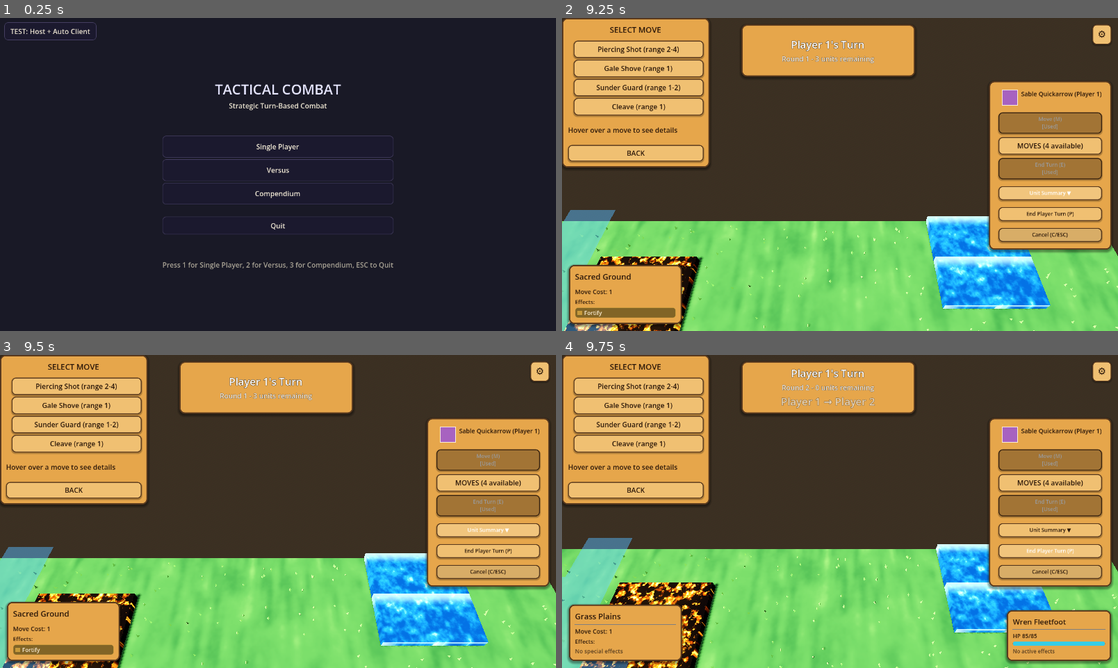
Above: before the commit, frames 1-4 (two rows, left to right).
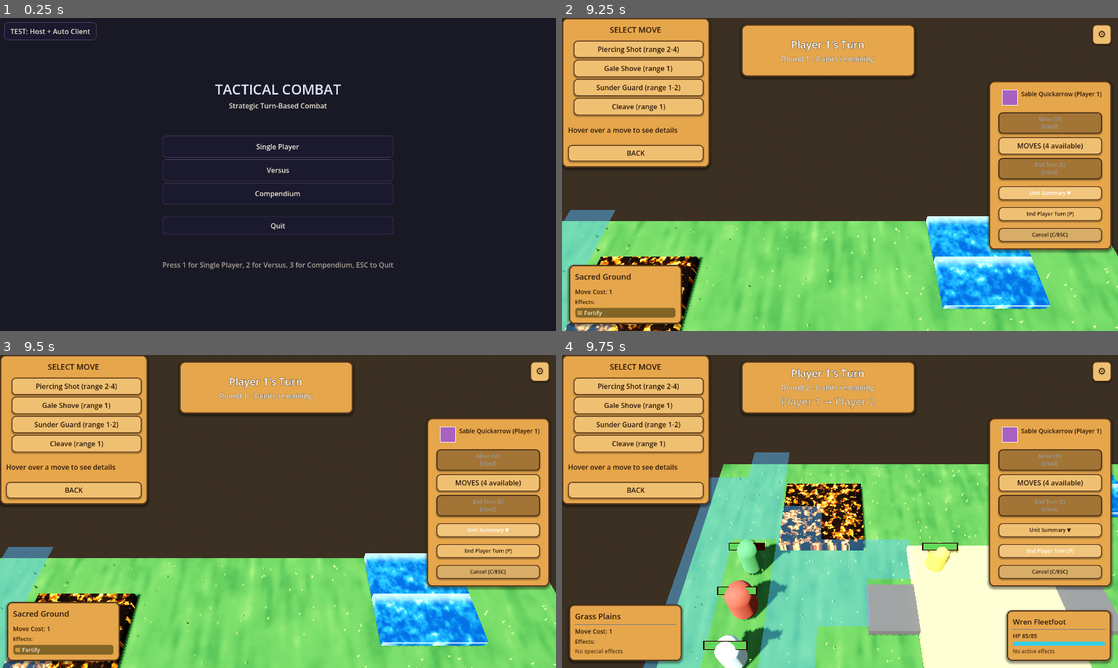
Above: after the commit, the same moments.

Repository: K-ennethA/Conquest
Game: Godot game, scene res://menus/MainMenu.tscn
The game is run twice, just before and just after one commit, with the same random seed, the same clock (stepped at 60 frames per second) and the same inputs.
Inputs (mouse positions are in pixels of both pictures, inside the frame that each line leads up to):
- Up to frame 1 (0.25 s): no input
- Up to frame 2 (9.25 s): click "Single Player" at 0.5 s; click "Traditional Turn System" at 1.25 s; click "SELECT MAP" at 2 s; tap Enter (ui_accept) at 2.75, 3.02 s; move the mouse to (812, 237) at 2.77 s; hold Up (ui_up) 2.78-3.5 s; hold Shift 2.78-3.5 s; click (812, 237) at 2.92 s; drag from (1051, 158) to (812, 237) at 3.52 s; click "⚙" at 4.25 s; click "Move (M)" at 5 s; click "MOVES (4 available)" at 5.75 s; click "End Turn (E)" at 6.5 s; click "MOVES (4 available)" at 7.25 s; click "Unit Summary ▼" at 8 s; click "Unit Summary ▲" at 8.75 s
- Up to frame 3 (9.5 s): no input
- Up to frame 4 (9.75 s): click "End Player Turn (P)" at 9.5 s

Frames 1-3 are identical in both runs. In frame 4, 40% of the frame differs, in the area x 0-100%, y 31-100%.

Commit message:
fix(feel): make enemy attacks watchable -- attack dwell + snappier camera
The enemy attack animation WAS firing (perform_move emits move_performed -> the
shake, and damage_dealt -> the hit flash), but you couldn't SEE it: at 0.18s per
action the AI blew past each strike, and the calmed camera (0.6s cooldown, 0.5s
glide) lagged a beat behind, so attacks resolved off-screen.

BotTurnDriver: a visible ATTACK now gets a longer, watchable beat (attack_dwell,
0.55s, battle-speed scaled) while plain advances keep the fast 0.18s interval and
silent waits are still fast-forwarded. Implemented by switching the pacing Timer to
one-shot, re-armed at the end of each tick with the next beat's length.

CameraController: auto-focus cooldown 0.6 -> 0.25 and the glide 0.5 -> 0.3s (floor
0.35 -> 0.2), so the camera reaches the hit while it's still playing instead of
trailing the action. Now the camera lands on the defender within the attack dwell
and you watch the strike.

Suite 581/584 (3 known collaborative-lobby failures), clean import + boot.

Co-Authored-By: Claude Opus 4.8 <noreply@anthropic.com>

Diff:
--- a/game/ai/BotTurnDriver.gd
+++ b/game/ai/BotTurnDriver.gd
@@ -25,6 +25,12 @@
 ## (see [method _effective_wait]) so "Fast" also speeds the AI.
 @export var action_interval: float = 0.18
 
+## Longer beat AFTER a visible ATTACK, so the player can actually watch the strike
+## (the attacker's shake + the hit flash + the camera framing it) instead of the AI
+## blowing past it. A plain move or a skipped wait uses action_interval; only an
+## attack gets this dwell. Also divided by battle-speed.
+@export var attack_dwell: float = 0.55
+
 ## Hard cap on how many silent no-op waits a single tick will fast-forward before
 ## yielding back to the frame. Bounds the worst case (a huge army entirely out of
 ## range) so the AI can never freeze a frame chewing through waits.
@@ -42,15 +48,20 @@
 # whether to keep fast-forwarding waiting units or yield and let the Timer pace the
 # unit that just did something.
 var _last_action_visible: bool = false
+# Set true when the last resolved action was an ATTACK (a move that resolved through
+# perform_move), as opposed to a plain advance. _tick() reads it to give attacks a
+# longer, watchable beat.
+var _last_action_was_attack: bool = false
 
 
 func _ready() -> void:
 	_timer = Timer.new()
-	_timer.one_shot = false
+	# One-shot, re-armed at the end of every _tick with the NEXT beat's length, so an
+	# attack can dwell longer than a move without a second timer.
+	_timer.one_shot = true
 	add_child(_timer)
 	_timer.timeout.connect(_tick)
-	_apply_wait()
-	_timer.start()
+	_timer.start(_effective_wait())
 	# Update the pacing live if the player changes battle speed mid-match. Null-safe:
 	# GameSettings may be absent in headless tests, in which case the wait just stays
 	# at the unscaled action_interval floor.
@@ -106,15 +117,34 @@
 	# Each iteration still performs exactly ONE synchronous act() that never awaits,
 	# preserving the re-entrancy contract; the loop just skips the idle delay between
 	# back-to-back non-events.
+	var next_wait: float = _effective_wait()
 	var waits: int = 0
 	while waits < max_waits_per_tick:
 		_last_action_visible = false
+		_last_action_was_attack = false
 		var acted: bool = act_one_ai_unit()
 		if not acted:
-			return
+			break
 		if _last_action_visible:
-			return
+			# Pace this action. An attack dwells longer so the player can watch the
+			# strike land; a plain advance uses the shorter interval.
+			if _last_action_was_attack:
+				next_wait = _effective_dwell()
+			break
 		waits += 1
+
+	# Re-arm the one-shot timer for the next beat.
+	if _timer != null:
+		_timer.start(next_wait)
+
+
+## Effective post-attack dwell: attack_dwell scaled DOWN by battle speed, floored.
+func _effective_dwell() -> float:
+	var scaled: float = attack_dwell
+	if typeof(GameSettings) == TYPE_OBJECT and GameSettings != null and "battle_speed" in GameSettings:
+		var speed: float = clampf(float(GameSettings.battle_speed), 0.5, 3.0)
+		scaled = attack_dwell / speed
+	return maxf(0.08, scaled)
 
 
 ## Perform ONE AI action for the currently-active turn system (the Timer's entry
@@ -372,6 +402,9 @@
 		if mc != null and mc.has_method("on_used"):
 			mc.on_used(move)
 		unit.mark_action_completed("move")
+		# This action used a move (an attack/cast) -- flag it so _tick dwells on it
+		# long enough for the player to see the strike.
+		_last_action_was_attack = true
 		return true
 	return false
 
--- a/game/visuals/CameraController.gd
+++ b/game/visuals/CameraController.gd
@@ -57,7 +57,9 @@
 ## Minimum seconds between event-driven auto-focuses. Bursty events (a flurry of hits
 ## as the AI resolves a turn) can't snap the camera rapidly -- only the first within a
 ## window moves it. Spawns bypass this (they're rare and worth framing every time).
-@export var auto_focus_cooldown: float = 0.6
+## Kept short so the camera actually KEEPS UP with the AI turn (each enemy attack gets
+## a watchable dwell in BotTurnDriver) instead of lagging a beat behind the action.
+@export var auto_focus_cooldown: float = 0.25
 
 # --- Internal state ---------------------------------------------------------
 
@@ -493,14 +495,14 @@
 		_clamp_to_board()
 		return
 
-	var base_dur: float = 0.75 if cinematic else 0.5
+	var base_dur: float = 0.5 if cinematic else 0.3
 	var dur: float = base_dur
 	if _game_settings != null:
 		# Let battle-speed also speed the camera, but keep a sane floor/ceiling.
 		dur = _game_settings.scaled_time(base_dur)
 	# Minimum-duration floor so a fast battle speed can never turn the pan into a
-	# jump-cut -- it should always read as a deliberate glide.
-	dur = clampf(dur, 0.35, 2.0)
+	# jump-cut, but snappy enough to arrive while the enemy's attack is still playing.
+	dur = clampf(dur, 0.2, 1.5)
 
 	_focus_tween = create_tween()
 	_focus_tween.set_parallel(true)
